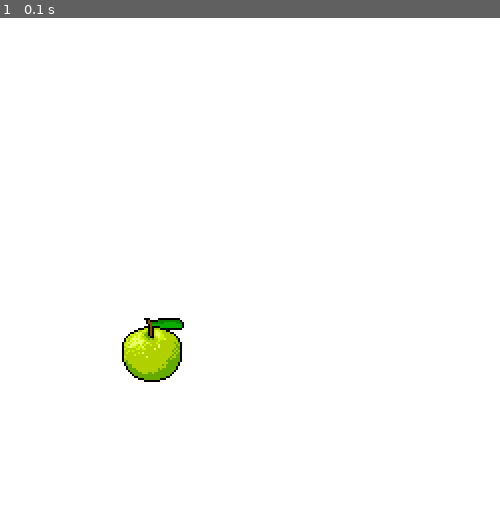
Above: before the commit, frame 1.
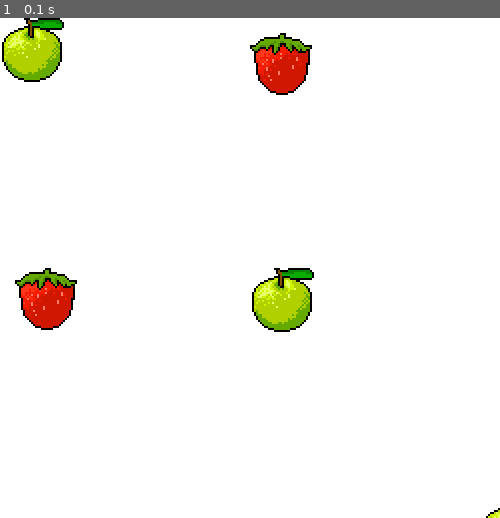
Above: after the commit, the same moment.

Repository: brendansmith123/pygame
Game: pygame game, started from game.py
Same seed, same stepped clock (60 frames per second), same inputs: the game is played once before the commit and once after it.
Inputs:
- Up to frame 1 (0.1 s): no input

The runs differ from the first frame. In frame 1, 5.9% of the frame differs, in the area x 0-100%, y 0-100%.

Commit message:
second step second challenge

Diff:
--- a/game.py
+++ b/game.py
@@ -28,19 +28,44 @@
         self.dy = (randint(0, 200) / 100) + 1
         self.reset()
 
+    def move(self):
+        self.x += self.dx
+        self.y += self.dy
+        if self.y > 500:
+            self.reset()
 
+    def reset(self):
+        self.x = randint(50, 400)
+        self.y = -64
+
+class Strawberry(GameObject):
+  def __init__(self):
+    super(Strawberry, self).__init__(0, 0, 'strawberry.png')
+    self.dx = (randint(0, 200) / 100) + 1
+    self.dy = 0
+    self.reset()
+
+  def move(self):
+    self.x += self.dx
+    self.y += self.dy
+    if self.x > 500:
+      self.reset()
+
+  def reset(self):
+    self.x = randint(50, 400)
+    self.y = -64
 
 # Make an instance of GameObject
 # box = GameObject(120, 300, 50, 50) REMOVE!
-apple = GameObject(120, 300, 'apple.png') # ADD!
-strawberry = GameObject(160, 350, 'strawberry.png')
-# Clear screen
-screen.fill((255, 255, 255))
-# Draw box
-strawberry.render(screen)
-apple.render(screen) # ADD!
-# Update the window
-pygame.display.flip()
+apple1 = GameObject(0, 0, 'apple.png') # ADD!
+apple2 = GameObject(500, 30, 'apple.png')
+apple3 = GameObject(480, 480, 'apple.png')
+apple4 = GameObject(0, 500, 'apple.png')
+apple5 = GameObject(250, 250, 'apple.png')
+strawberry1 = GameObject(15, 250, 'strawberry.png') # ADD!
+strawberry2 = GameObject(250, 15, 'strawberry.png')
+strawberry3 = GameObject(500, 250, 'strawberry.png')
+strawberry4 = GameObject(250, 500, 'strawberry.png')
 
 # Creat the game loop
 running = True
@@ -52,6 +77,14 @@
   # Clear screen
   screen.fill((255, 255, 255))
   # Draw apple
-  apple.render(screen)
+  strawberry1.render(screen)
+  strawberry2.render(screen)
+  strawberry3.render(screen)
+  strawberry4.render(screen)
+  apple1.render(screen)
+  apple2.render(screen)
+  apple3.render(screen)
+  apple4.render(screen)
+  apple5.render(screen)
   # Update the window
   pygame.display.flip()
